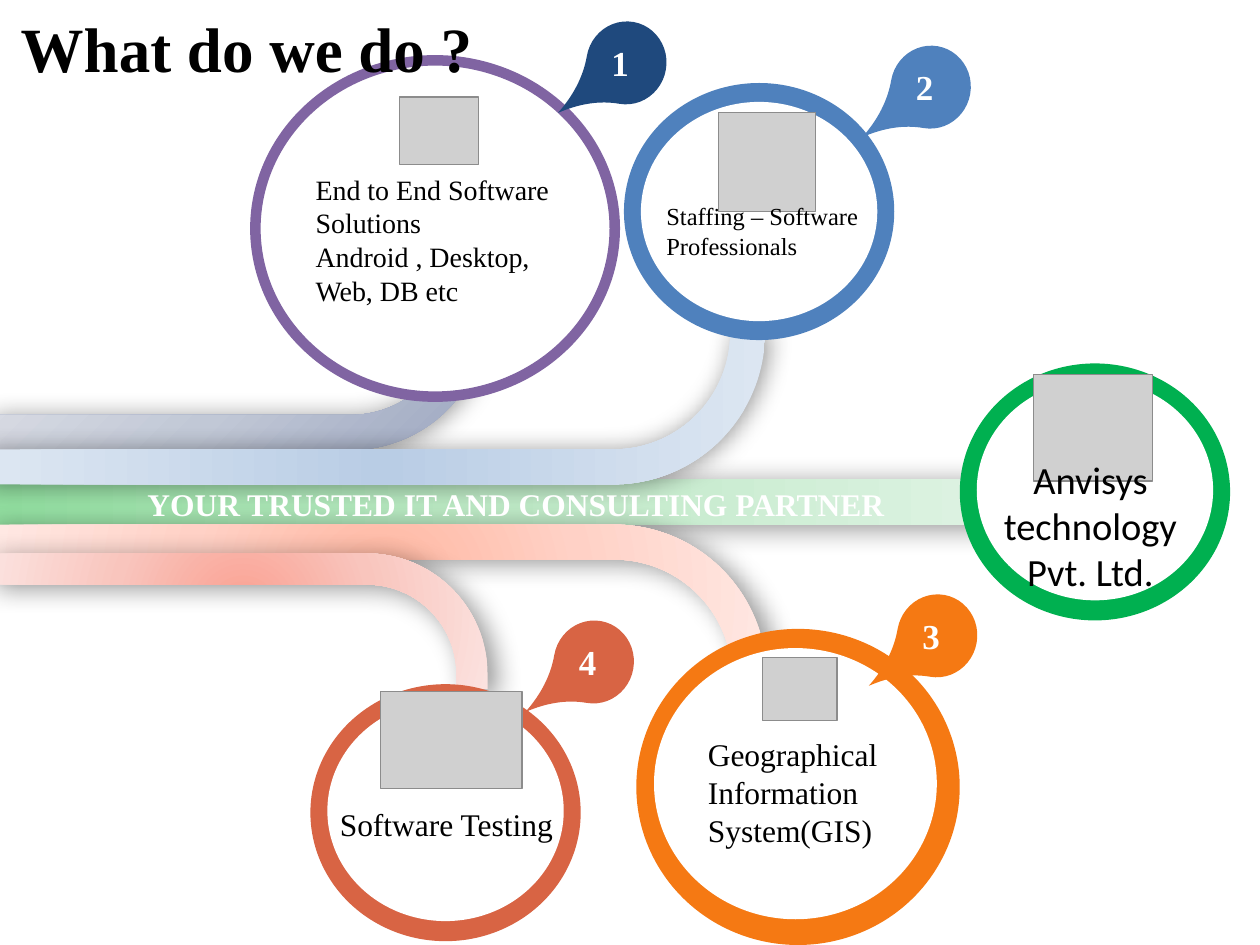
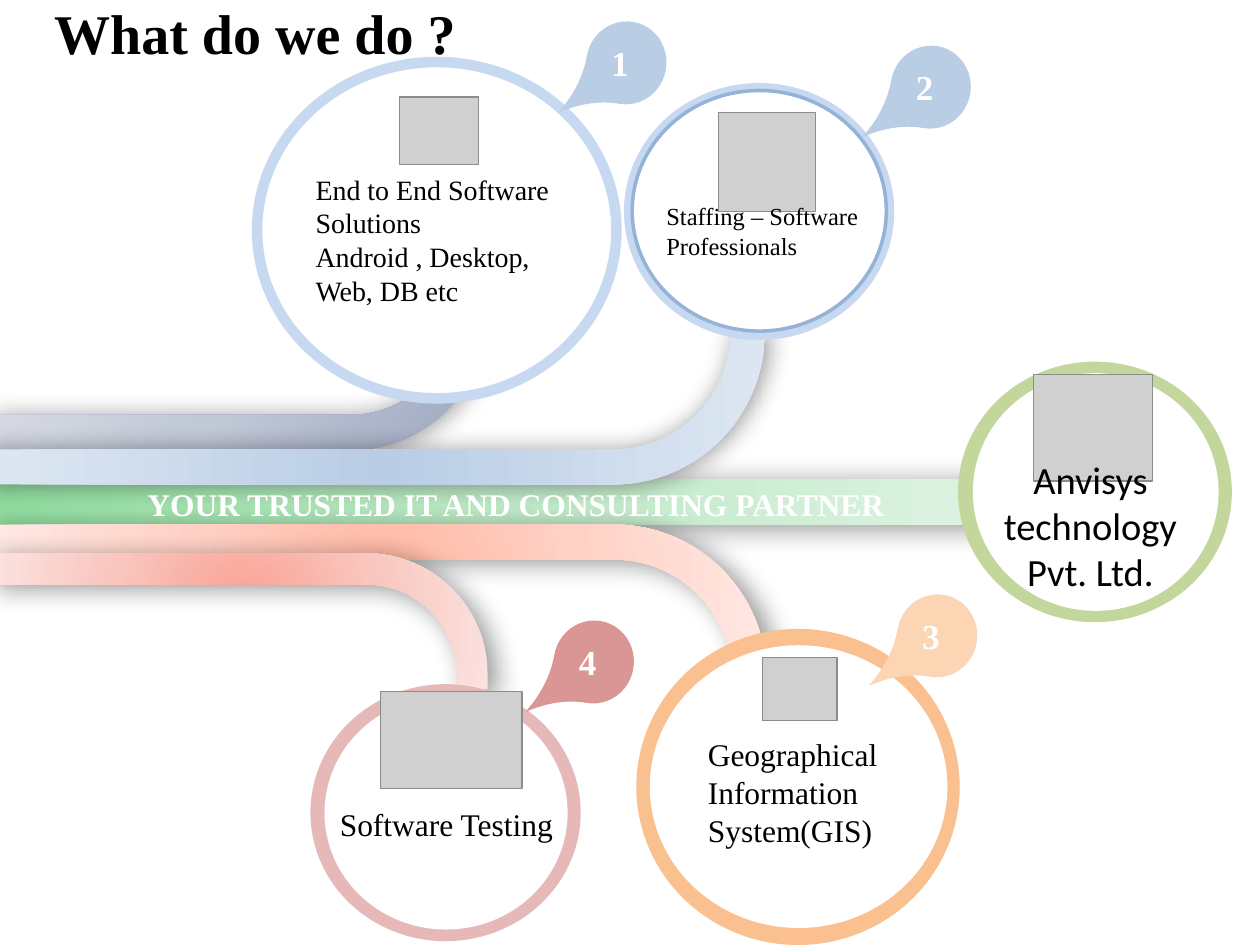
Before and after one commit to Anvisys/Documents, a slide deck: slide 3 of Anvisys-Profile.pptx. Drawn at 1260x945 pixels with LibreOffice and Linux fonts; fonts in the diff are those of the drawing; grey boxes stand for pictures. Boxes give left, top, right and bottom in pixels: in the first picture for what was removed or moved away, otherwise in the second. Text is boxed around its words. In the diff, an @@ line names an element or a change of style, - is before the commit and + after.

Commit message:
Colour changed
Made colour changes
added a slide of Result web services

```diff
--- a/Anvisys-Profile.pptx
+++ b/Anvisys-Profile.pptx
@@ text "What do we do ?": place and size @@
-text "What do we do ?" at [21,28,425,84]
+text "What do we do ?" at [54,15,413,65]
@@ text "What do we do ?" at [54,15,413,65]: size 36 to 32 pt @@
@@ teardrop at [579,15,673,111]: fill #1F497D to #B9CDE5 @@
@@ teardrop at [884,39,978,135]: fill #4F81BD to #B9CDE5 @@
@@ ellipse at [257,62,616,398]: outline #8064A2 6 pt to #C6D9F1 6 pt @@
@@ ellipse at [624,83,895,340]: fill #4F81BD to #C6D9F1 @@
@@ ellipse: place and size @@
-ellipse at [641,102,878,321]
+ellipse at [633,91,887,331]
@@ ellipse at [633,91,887,331]: outline none to #95B3D7 2 pt @@
@@ ellipse at [960,363,1231,620]: fill #00B050 to #C3D69B; outline none to #C3D69B 2 pt @@
@@ ellipse: place and size @@
-ellipse at [976,379,1213,600]
+ellipse at [973,373,1218,611]
@@ teardrop at [891,588,984,684]: fill #F57913 to #FCD5B5 @@
@@ teardrop at [547,614,640,709]: fill #D86444 to #D99694 @@
@@ ellipse at [636,629,960,945]: fill #F57913 to #FAC090 @@
@@ rectangle: place and size @@
-rectangle at [922,626,940,650]
+rectangle at [910,609,945,664]
@@ rectangle at [910,609,945,664]: fill none to #FCD5B5 @@
@@ text in rectangle at [922,626,940,650]: text removed @@
-3
@@ ellipse: place and size @@
-ellipse at [654,648,936,919]
+ellipse at [650,645,948,927]
@@ ellipse at [310,684,581,941]: fill #D86444 to #E6B9B8 @@
@@ ellipse: place and size @@
-ellipse at [328,701,564,921]
+ellipse at [325,697,568,930]
```
Also in this commit, not shown: 2 other slides changed, 1 slide added.
